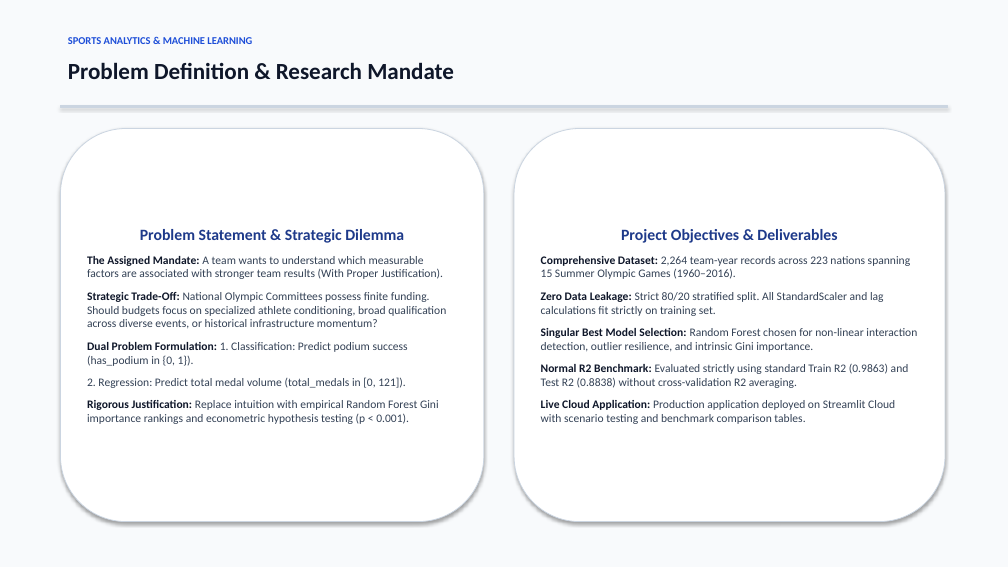
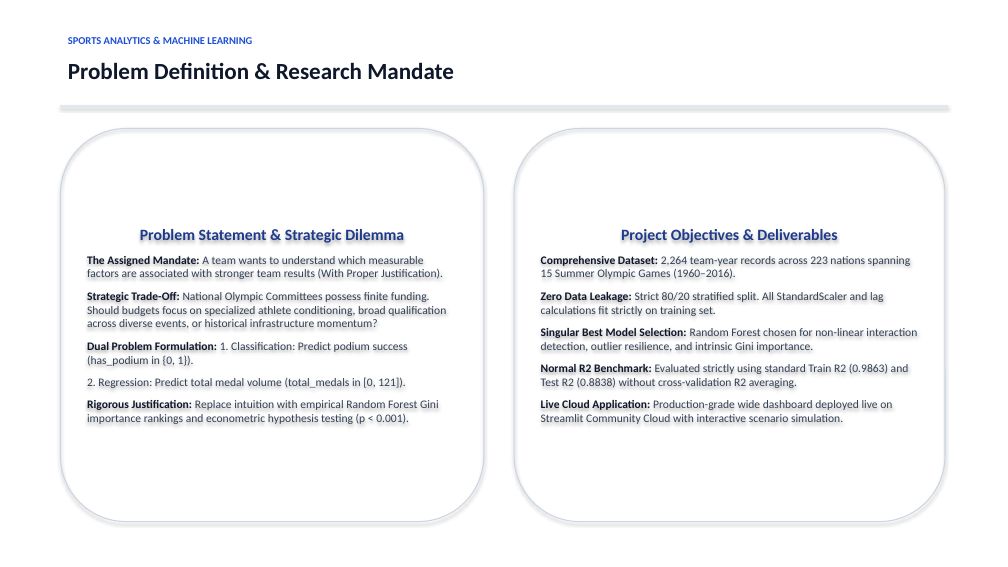
Before and after one commit to Virshin1/Team-Performance-Analysis, a slide deck: slide 2 of Olympic_Team_Performance_Presentation.pptx. Drawn at 1008x567 pixels with LibreOffice and Linux fonts; fonts in the diff are those of the drawing. Boxes give left, top, right and bottom in pixels: in the first picture for what was removed or moved away, otherwise in the second. Text is boxed around its words. In the diff, an @@ line names an element or a change of style, - is before the commit and + after.

Commit message:
Eliminate white box shape fills from presentation and remove examination defense wording from all deliverables

```diff
--- a/Olympic_Team_Performance_Presentation.pptx
+++ b/Olympic_Team_Performance_Presentation.pptx
@@ rectangle at [0, 0, 1008, 567]: fill #F8FAFC to #FFFFFF @@
@@ rectangle at [60, 106, 948, 107]: fill #CBD5E1 to #E2E8F0; outline #CBD5E1 0.75 pt to #E2E8F0 0.75 pt @@
@@ rounded rectangle "Problem Statement & Strategic Dilemma" at [60, 129, 484, 522]: fill #FFFFFF to none; outline #CBD5E1 0.75 pt to #CBD5E1 1 pt @@
@@ rounded rectangle "Project Objectives & Deliverables" at [514, 129, 945, 522]: fill #FFFFFF to none; outline #CBD5E1 0.75 pt to #CBD5E1 1 pt @@
@@ text in rounded rectangle at [541, 400, 892, 424]: text changed @@
-Live Cloud Application: Production application deployed on Streamlit Cloud with scenario testing and benchmark comparison tables.
+Live Cloud Application: Production-grade wide dashboard deployed live on Streamlit Community Cloud with interactive scenario simulation.
```
Also in this commit, not shown: 11 other slides changed, 1 other file.
